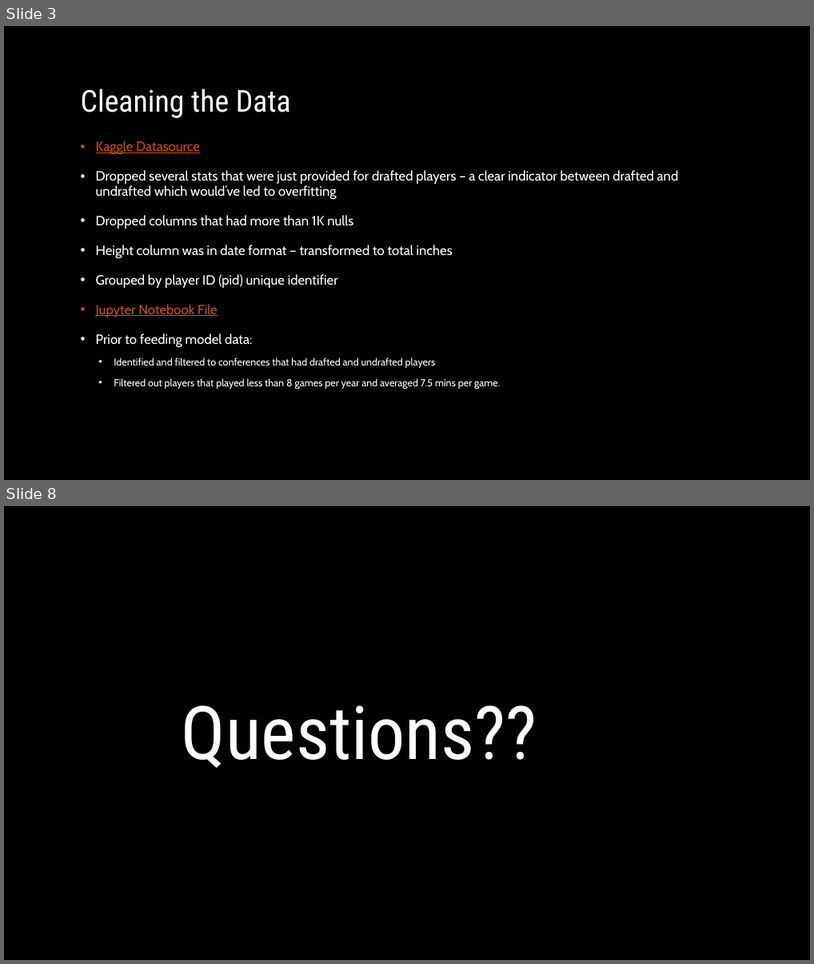
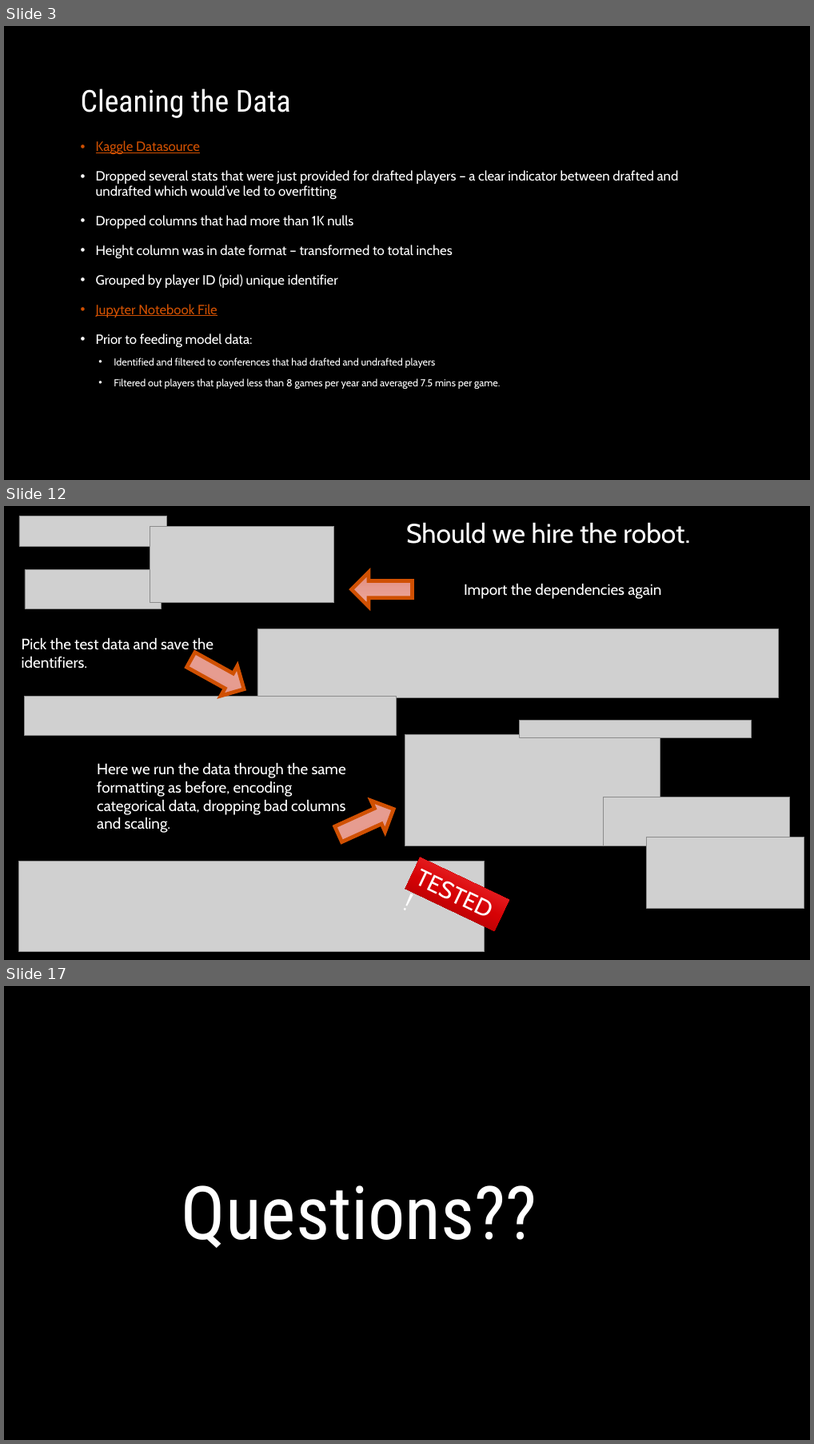
Before and after one commit to mleroseandrews/Making_the_NBA, a slide deck: Powerpoint.pptx. Shown one above the other, each under a label of ours: slides 3 and 8 before the commit, slides 3, 12 and 17 after it; the slides between them are not shown. The pictures are 814x964 and 814x1444 pixels, drawn with LibreOffice and Linux fonts; fonts in the diff are those of the drawing; grey boxes stand for pictures; background and template pictures are left out. Boxes give left, top, right and bottom in pixels: in the first picture for what was removed or moved away, otherwise in the second. Text is boxed around its words. In the diff, an @@ line names an element or a change of style, - is before the commit and + after.

```diff
--- a/Powerpoint.pptx
+++ b/Powerpoint.pptx
@@ slide 12 added at [4, 506, 810, 960], background picture (left out) @@
@@ picture added at [19, 516, 166, 547] @@
@@ picture added at [150, 526, 334, 603] @@
@@ text added at [406, 522, 690, 544], 32 pt, text #FFFFFF @@
+Should we hire the robot.
@@ picture added at [25, 569, 161, 609] @@
@@ right arrow added at [352, 572, 412, 607], fill gradient #EFA99D to #E69D90 to #E48C7C, outline #D05002 4.5 pt @@
@@ text added at [464, 583, 662, 599], 18 pt, text #FFFFFF @@
+Import the dependencies again
@@ text added at [22, 637, 214, 668], 18 pt, text #FFFFFF @@
+Pick the test data and save the identifiers.
@@ right arrow added at [183, 644, 252, 704], fill gradient #EFA99D to #E69D90 to #E48C7C, outline #D05002 4.5 pt @@
@@ picture added at [258, 629, 779, 698] @@
@@ picture added at [25, 696, 397, 736] @@
@@ picture added at [520, 720, 752, 738] @@
@@ picture added at [406, 734, 661, 845] @@
@@ text added at [97, 762, 346, 832], 18 pt, text #FFFFFF @@
+Here we run the data through the same formatting as before, encoding categorical data, dropping bad columns and scaling.
@@ right arrow added at [332, 793, 401, 849], fill gradient #EFA99D to #E69D90 to #E48C7C, outline #D05002 4.5 pt @@
@@ picture added at [603, 797, 790, 846] @@
@@ picture added at [647, 837, 804, 908] @@
@@ picture added at [19, 860, 484, 952] @@
@@ rectangle added at [406, 857, 510, 931], fill gradient #890103 to #D60205 to #FD4B4E, 28 pt, text #FFFFFF @@
+TESTED!
@@ what was slide 8 is now slide 17 @@
```
Also in this commit, not shown: 1 slide changed, 9 other slides added, 1 slide removed.
